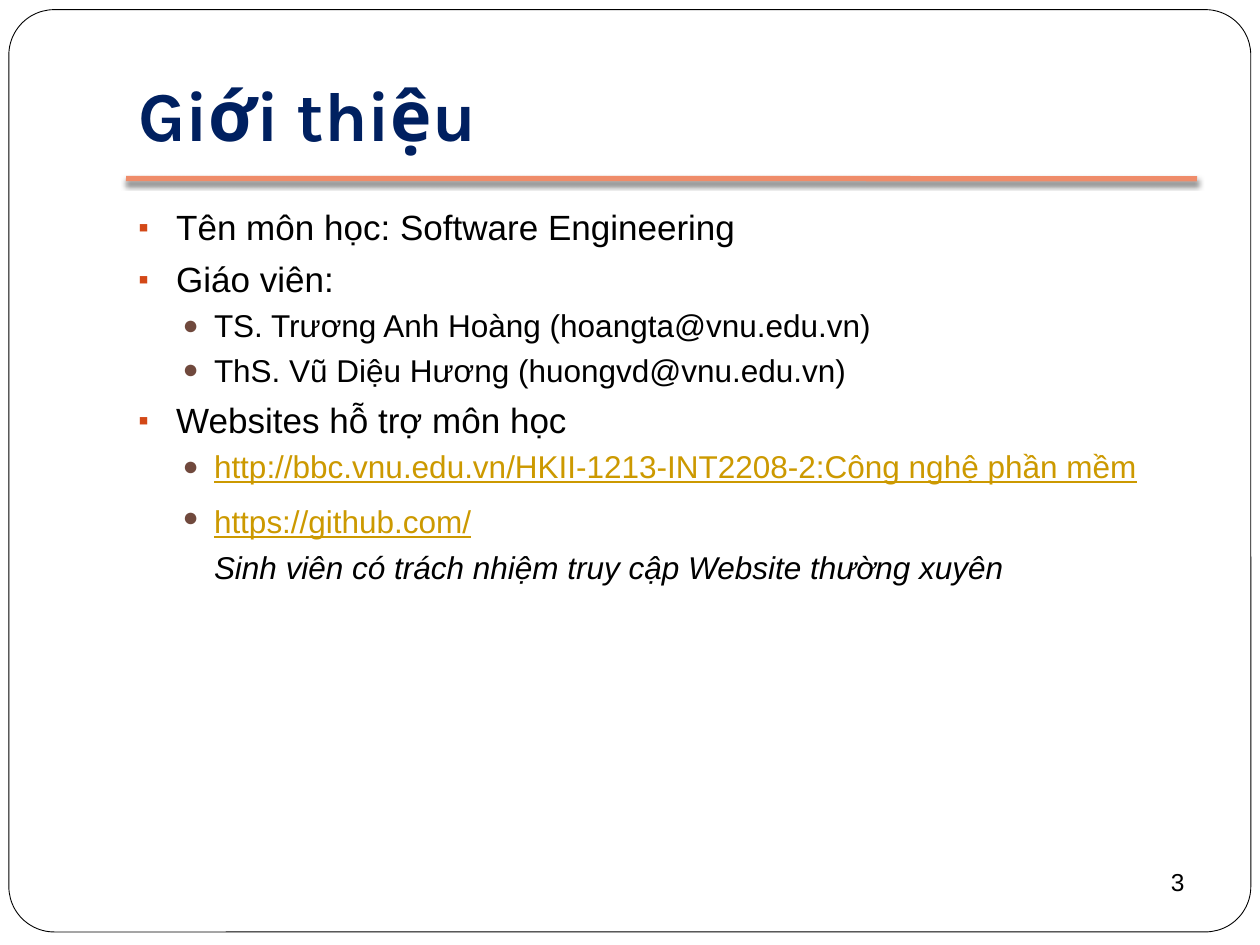
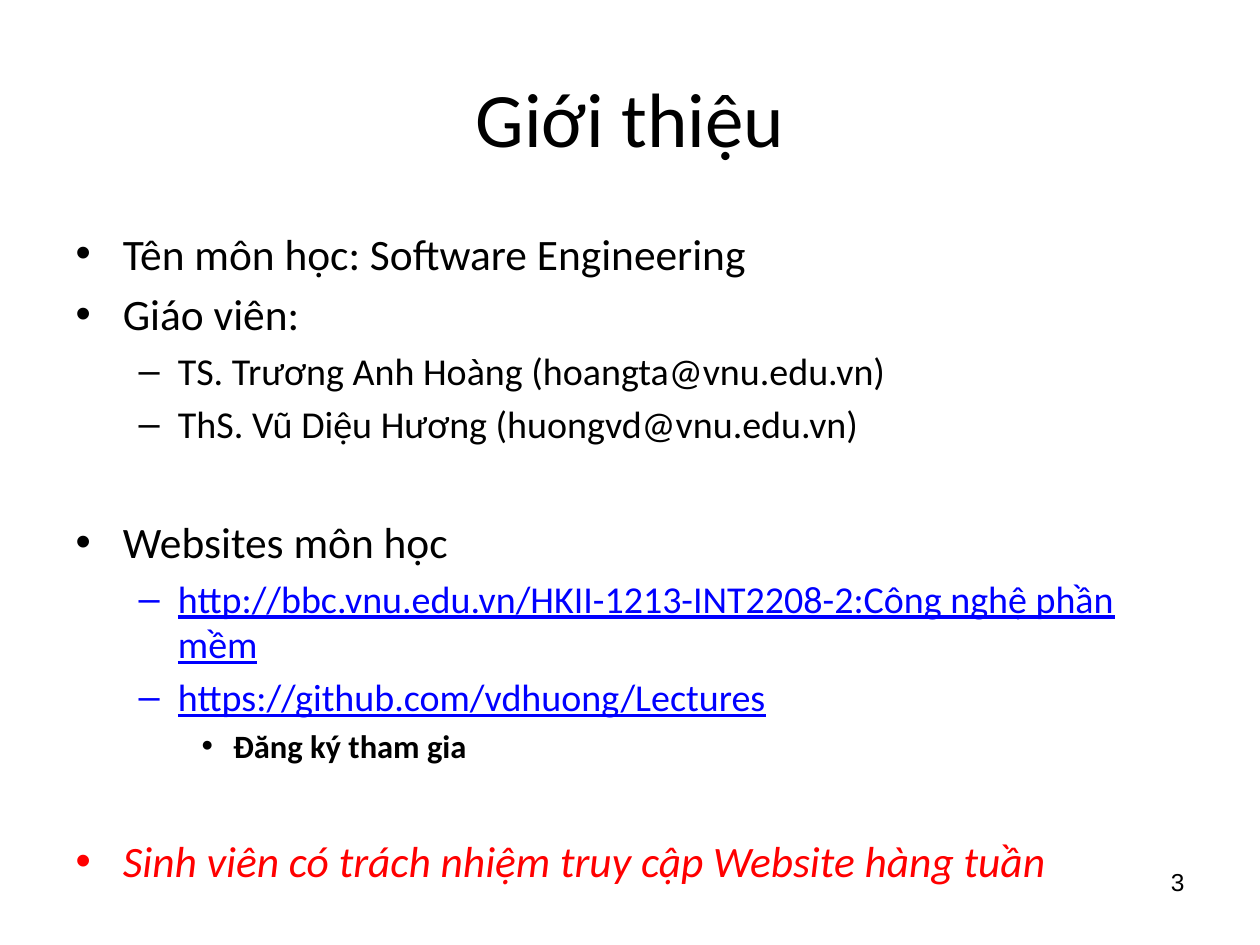
Before and after one commit to BachPhiLong/SE2013, a slide deck: slide 3 of 00-Course Info.pptx. Drawn at 1260x945 pixels with LibreOffice and Linux fonts; fonts in the diff are those of the drawing. Boxes give left, top, right and bottom in pixels: in the first picture for what was removed or moved away, otherwise in the second. Text is boxed around its words. In the diff, an @@ line names an element or a change of style, - is before the commit and + after.

```diff
--- a/00-Course Info.pptx
+++ b/00-Course Info.pptx
@@ rounded rectangle removed at bbox=[9, 10, 1251, 932] @@
@@ title "Giới thiệu": place and size @@
-title "Giới thiệu" at bbox=[126, 38, 1197, 168]
+title "Giới thiệu" at bbox=[476, 93, 784, 160]
@@ title "Giới thiệu" at bbox=[476, 93, 784, 160]: size 40 to 44 pt, font Karla to Calibri, text colour #002060 to #000000, bold off; alignment left to centre; vertical alignment bottom to middle @@
@@ line removed from (126, 179) to (1197, 179) @@
@@ text "Tên môn học: Software Engineering": place and size @@
-text "Tên môn học: Software Engineering" at bbox=[176, 214, 1136, 585]
+text "Tên môn học: Software Engineering" at bbox=[123, 240, 1114, 885]
@@ text at bbox=[123, 240, 1114, 664]: size 20 to 24.8 pt in "Tên môn học: Software Engineering", "Giáo viên:"; font Arial to Calibri in "Tên môn học: Software Engineering", "Giáo viên:", "TS. Trương Anh Hoàng (hoangta@vnu.edu.vn)", "ThS. Vũ Diệu Hương (huongvd@vnu.edu.vn)" and 1 more places; size 18 to 21.7 pt in "TS. Trương Anh Hoàng (hoangta@vnu.edu.vn)", "ThS. Vũ Diệu Hương (huongvd@vnu.edu.vn)", "http://bbc.vnu.edu.vn/HKII-1213-INT2208-2:Công nghệ phần mềm"; text colour #CC9900 to #0000FF in "http://bbc.vnu.edu.vn/HKII-1213-INT2208-2:Công nghệ phần mềm"; bullet ▪ to •; bullet ● to – @@
@@ text at bbox=[123, 528, 448, 566]: text changed; size 20 to 24.8 pt; font Arial to Calibri @@
-▪ Websites hỗ trợ môn học
+• Websites môn học
@@ text at bbox=[123, 684, 1045, 885]: text changed; size 18 to 24.8 pt; font Arial to Calibri; text colour #000000 to #FF0000; italic off @@
-  ● https://github.com/
-  Sinh viên có trách nhiệm truy cập Website thường xuyên
+  – https://github.com/vdhuong/Lectures
+    • Đăng ký tham gia
+• Sinh viên có trách nhiệm truy cập Website hàng tuần
```
Also in this commit, not shown: 8 other slides changed, 6 slides added, 3 slides removed.
